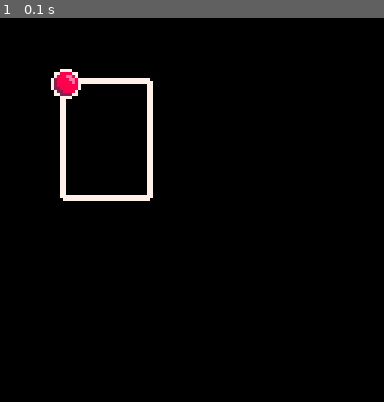
Above: before the commit, frame 1.
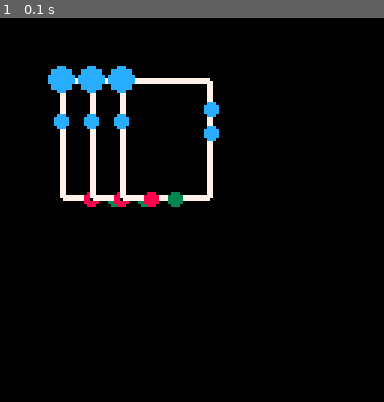
Above: after the commit, the same moment.

Repository: tressc/pico
Game: PICO-8 cartridge pyl.p8
Two runs of this game, one before a commit and one after it. Both use one fixed random seed, a clock stepped at 60 frames per second and the inputs below.
Inputs:
- Up to frame 1 (0.1 s): no input

The runs differ from the first frame. In frame 1, 4.3% of the frame differs, in the area x 12-58%, y 12-50%.

Commit message:
Basic card sprite for testing.

Diff:
--- a/pyl.p8
+++ b/pyl.p8
@@ -19,6 +19,9 @@
 
 function _draw()
     draw_card(cards.jack, 20,20)
+    draw_card(cards.jack, 30,20)
+    draw_card(cards.jack, 40,20)
+
 end
 -->8
 --game
@@ -34,15 +37,39 @@
     local b = a - 1
     local c = 40
     local d = c - 1
+    rectfill(x,y,x+a,y+c,0)
+
     rect(x,y+1,x+a,y+d,7)
     rect(x+1,y,x+b,y+c,7)
+    circfill(x,y,4,12)
 
-    circ(x+1,y+1,4)
-    circ(x+2,y+1,4)
-    circ(x+1,y+2,4)
-    circ(x+2,y+2,4)
 
-    spr(2,x-2,y-2)
+    for i = 1,#card.external_triggers do
+        circfill(x+10+8*(i-1),y+c,2,card.external_triggers[i])
+    end
+
+    for k,v in pairs(card.triggered_resources) do
+        for i = 1,v do
+            circfill(x, y+14+8*(i-1),2,12)
+        end
+    end
+
+    for k,v in pairs(card.base_resources) do
+        for i = 1,v do
+            circfill(x+a, y+10+8*(i-1),2,12)
+        end
+    end
+    -- for i = 1,#card.triggered_resources do
+    --     circfill(x+10+8*(i-1),y+c,2,card.external_triggers[i])
+    -- end
+
+
+    -- circ(x+1,y+1,4)
+    -- circ(x+2,y+1,4)
+    -- circ(x+1,y+2,4)
+    -- circ(x+2,y+2,4)
+
+    -- spr(2,x-2,y-2)
 end
 
 function trigger(card)
@@ -83,8 +110,8 @@
         triggered_resources={
             heat=1
         },
-        trigger="blue",
-        external_triggers={"red", "green"}
+        trigger=12,
+        external_triggers={8, 3}
     },
     queen={
         name="queen",
@@ -97,8 +124,8 @@
         triggered_resources={
             points=1
         },
-        trigger="red",
-        external_triggers={"blue"}
+        trigger=8,
+        external_triggers={12}
     },
     king={
         name="king",
@@ -109,8 +136,8 @@
         triggered_resources={
             heat=3
         },
-        trigger="black",
-        external_triggers={"red", "green", "blue"}
+        trigger=1,
+        external_triggers={8, 3, 12}
     },
     ace={
         name="ace",
@@ -122,8 +149,8 @@
             points=1,
             heat=1
         },
-        trigger="blue",
-        external_triggers={"blue"}
+        trigger=12,
+        external_triggers={12}
     },
 }
 __gfx__
